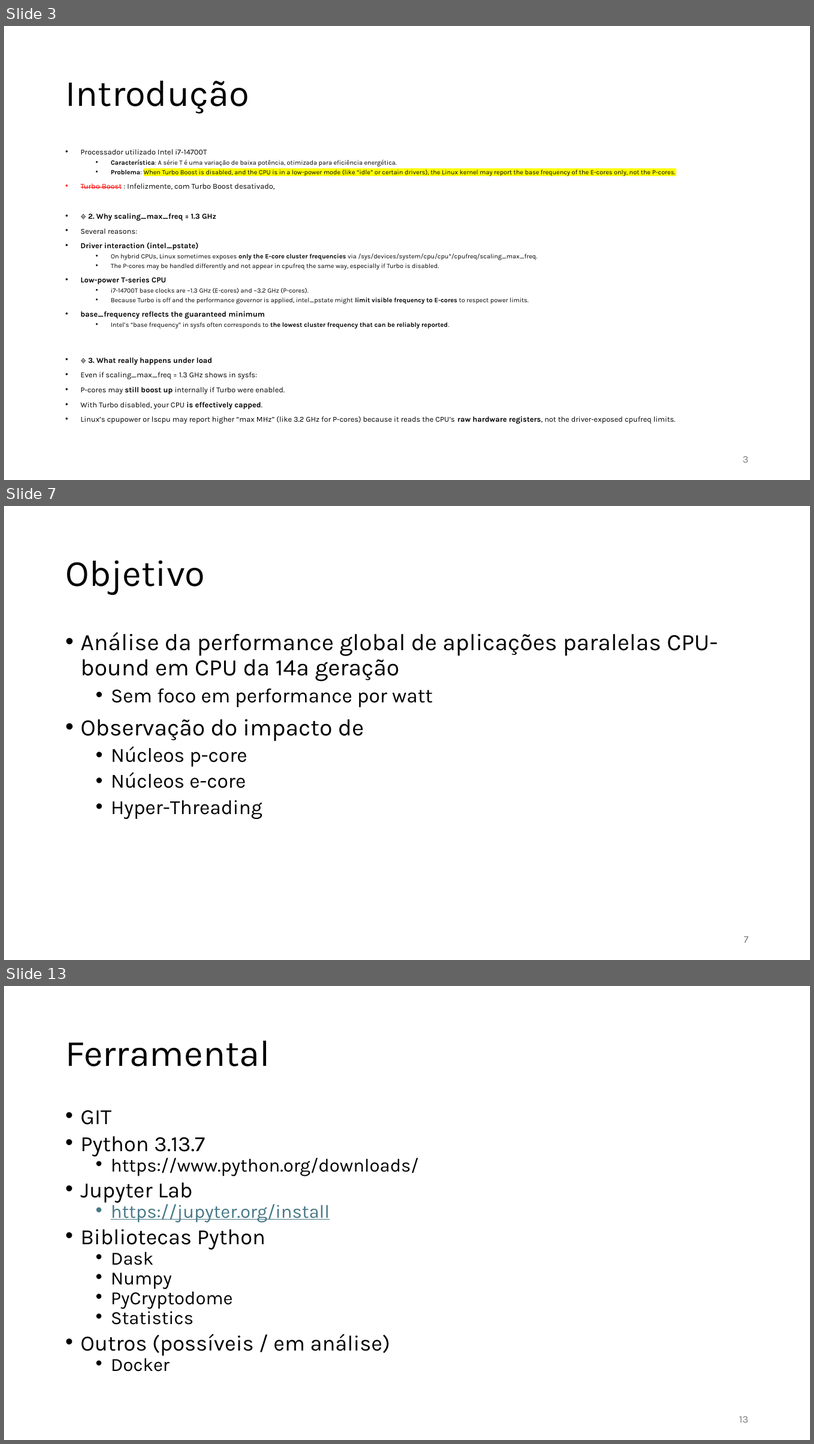
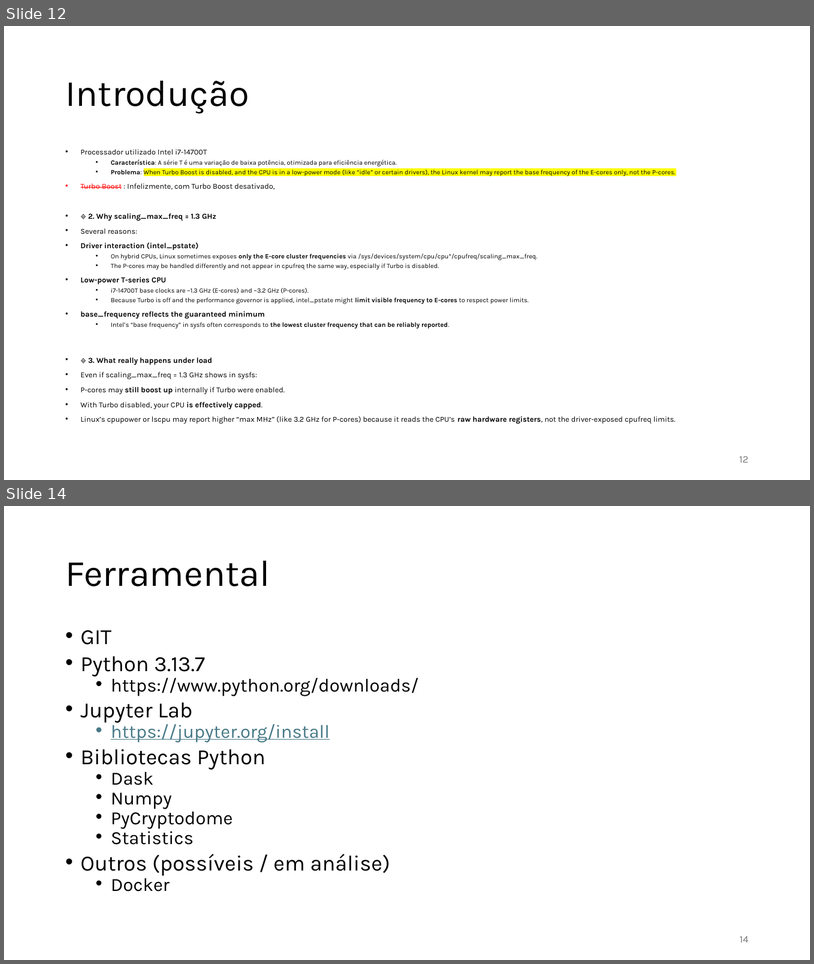
Before and after one commit to jlggross/TF-cmp223, a slide deck: 02-Parcial/02-Parcial-Apresentacao.pptx. Shown one above the other, each under a label of ours: slides 3, 7 and 13 before the commit, slides 12 and 14 after it; the slides between them are not shown. The pictures are 814x1444 and 814x964 pixels, drawn with LibreOffice and Linux fonts; fonts in the diff are those of the drawing. Boxes give left, top, right and bottom in pixels: in the first picture for what was removed or moved away, otherwise in the second. Text is boxed around its words. In the diff, an @@ line names an element or a change of style, - is before the commit and + after.

```diff
--- a/02-Parcial/02-Parcial-Apresentacao.pptx
+++ b/02-Parcial/02-Parcial-Apresentacao.pptx
@@ slide 7 removed at [4, 506, 810, 960], background #FFFFFF @@
@@ title removed at [65, 560, 205, 595] @@
-Objetivo
@@ text removed at [81, 632, 718, 819] @@
-• Análise da performance global de aplicações paralelas CPU-bound em CPU da 14ª geração
-  • Sem foco em performance por watt
-• Observação do impacto de
-  • Núcleos p-core
-  • Núcleos e-core
-  • Hyper-Threading
@@ page number removed at [744, 936, 749, 942] @@
-7
@@ what was slide 3 is now slide 12 @@
@@ page number at [740, 456, 749, 462]: text changed @@
-3
+12
@@ what was slide 13 is now slide 14 @@
@@ page number at [740, 936, 749, 942]: text changed @@
-13
+14
```
Also in this commit, not shown: 2 slides changed, 9 slides added, 7 other slides removed.
